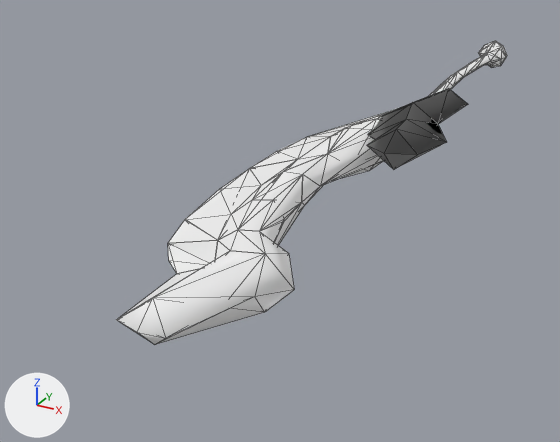
What one commit did to the glTF model docs/models/weapons/w07/004.glb.
One viewpoint serves both versions: a camera (50 mm lens) standing at (0.87, -2.9, 0.74) and looking at (-0.23, -0.9, -0.26). Arrows for +X, +Y and +Z are at lower left; the lights stay in place. The picture after the commit comes second. Mesh edges are drawn as thin lines. Vertices at exactly the same position are counted once.

The first picture shows 'Group[0]', 'Group[100]', 'Group[21]'.
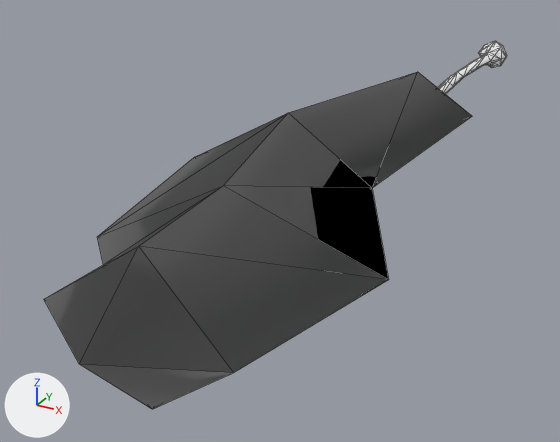
Changed parts and their boxes [x1, y1, x2, y2] in the pictures (560 x 442 px):
'Group[21]', reshaped (321% wider, 312% taller)
    before: [367, 88, 468, 169]
    after: [44, 72, 472, 409]
'Group[0]', unchanged, covered by the edit
    before: [117, 41, 507, 345]
    after: [437, 41, 507, 91]
'Group[100]', unchanged, covered by the edit
    before: [118, 41, 506, 345]
    after: [439, 41, 506, 94]

Diff of the bpy script that builds the scene:
```diff
--- a/docs/models/weapons/w07/004.glb.py
+++ b/docs/models/weapons/w07/004.glb.py
@@ me_group_21 @@
 # used by ob_group_21; location = (0.0, 0.0, 0.0)
-me_group_21.from_pydata(...)  # 19 vertices, 34 faces; spans x 0.0..0.267, y -1.0..-0.291, z 0.0..0.116
-me_group_21.vertices[0].co = (0.132, -0.291, 0.058)  # pixel (456, 95)
-me_group_21.vertices[1].co = (0.202, -0.389, 0.058)  # pixel (468, 104)
-me_group_21.vertices[2].co = (0.13, -0.382, 0.015)
-me_group_21.vertices[3].co = (0.189, -0.661, 0.058)  # pixel (438, 124)
-me_group_21.vertices[4].co = (0.103, -0.661, 0.0)
-me_group_21.vertices[5].co = (0.151, -0.847, 0.0)
-me_group_21.vertices[6].co = (0.267, -0.819, 0.058)  # pixel (446, 142)
-me_group_21.vertices[7].co = (0.162, -0.954, 0.0)  # pixel (393, 169)
-me_group_21.vertices[8].co = (0.232, -0.965, 0.058)  # pixel (417, 154)
-me_group_21.vertices[9].co = (0.15, -1.0, 0.058)  # pixel (384, 153)
-me_group_21.vertices[10].co = (0.078, -0.954, 0.058)  # pixel (366, 145)
-me_group_21.vertices[11].co = (0.079, -0.896, 0.058)  # pixel (374, 139)
-me_group_21.vertices[12].co = (0.042, -0.861, 0.058)  # pixel (367, 134)
-me_group_21.vertices[13].co = (0.0, -0.668, 0.058)  # pixel (379, 116)
-me_group_21.vertices[14].co = (0.062, -0.376, 0.058)
-me_group_21.vertices[15].co = (0.162, -0.954, 0.116)  # pixel (396, 129)
-me_group_21.vertices[16].co = (0.151, -0.847, 0.116)  # pixel (406, 119)
-me_group_21.vertices[17].co = (0.103, -0.661, 0.116)  # pixel (412, 102)
-me_group_21.vertices[18].co = (0.13, -0.382, 0.101)  # pixel (448, 88)
+me_group_21.from_pydata(...)  # 19 vertices, 34 faces; spans x -0.387..0.391, y -2.103..-0.034, z -0.169..0.169
+# me_group_21 part 1
+me_group_21.vertices[0].co = (-0.003, -0.034, 0.0)
+me_group_21.vertices[1].co = (0.203, -0.32, 0.0)  # pixel (472, 116)
+me_group_21.vertices[2].co = (-0.009, -0.302, -0.126)
+me_group_21.vertices[3].co = (0.164, -1.115, 0.0)  # pixel (372, 188)
+me_group_21.vertices[4].co = (-0.085, -1.116, -0.169)
+me_group_21.vertices[5].co = (0.055, -1.658, -0.169)
+me_group_21.vertices[6].co = (0.391, -1.574, 0.0)  # pixel (388, 279)
+me_group_21.vertices[7].co = (0.085, -1.969, -0.169)  # pixel (152, 409)
+me_group_21.vertices[8].co = (0.289, -1.999, 0.0)  # pixel (233, 372)
+me_group_21.vertices[9].co = (0.05, -2.103, 0.0)  # pixel (79, 364)
+me_group_21.vertices[10].co = (-0.16, -1.969, 0.0)  # pixel (43, 299)
+me_group_21.vertices[11].co = (-0.157, -1.8, 0.0)  # pixel (103, 264)
+me_group_21.vertices[12].co = (-0.263, -1.697, 0.0)  # pixel (97, 236)
+me_group_21.vertices[13].co = (-0.387, -1.134, 0.0)  # pixel (194, 157)
+me_group_21.vertices[14].co = (-0.205, -0.284, 0.0)
+me_group_21.vertices[15].co = (0.085, -1.969, 0.169)  # pixel (138, 246)
+me_group_21.vertices[16].co = (0.055, -1.658, 0.169)  # pixel (223, 185)
+me_group_21.vertices[17].co = (-0.085, -1.116, 0.169)  # pixel (288, 112)
+me_group_21.vertices[18].co = (-0.009, -0.302, 0.126)  # pixel (417, 71)
 me_group_21.materials.append(mat_xfb_w__m00_swo004_add)
```
